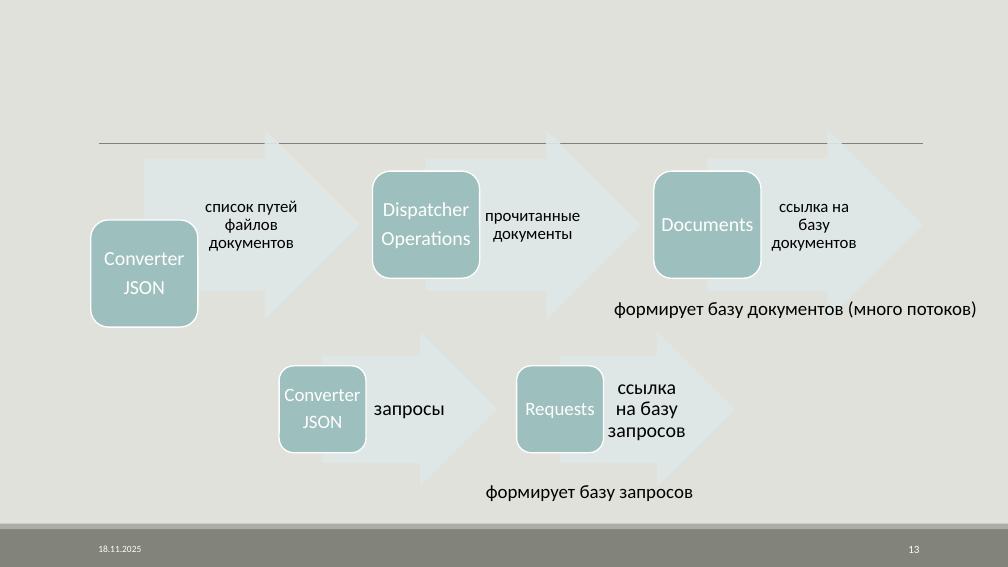
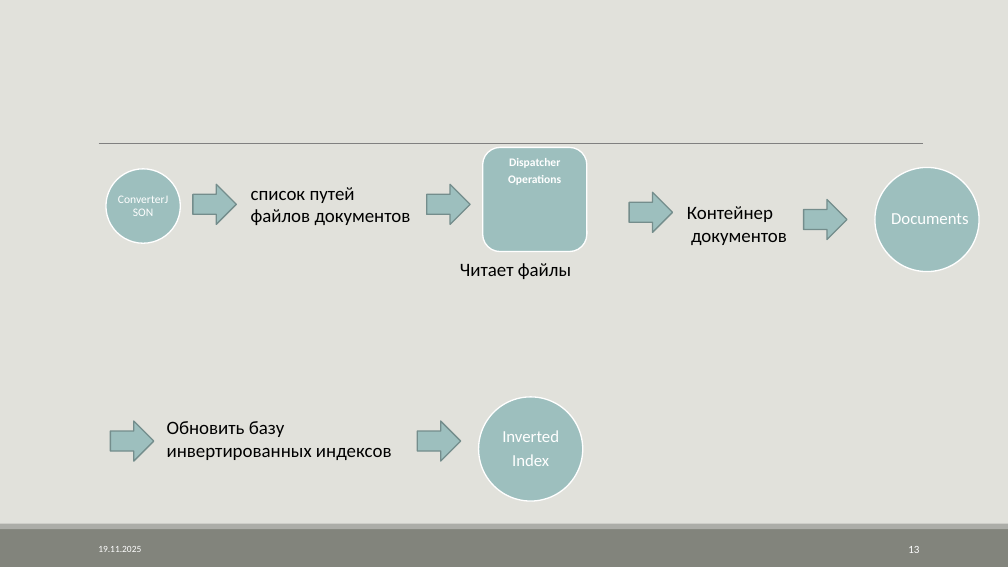
Before and after one commit to AVKazmirchuk/SearchEngine, a slide deck: slide 13 of presentation/защита.pptx. Drawn at 1008x567 pixels with LibreOffice and Linux fonts; fonts in the diff are those of the drawing. Boxes give left, top, right and bottom in pixels: in the first picture for what was removed or moved away, otherwise in the second. Text is boxed around its words. In the diff, an @@ line names an element or a change of style, - is before the commit and + after.

```diff
--- a/presentation/защита.pptx
+++ b/presentation/защита.pptx
@@ rounded rectangle: place and size @@
-rounded rectangle at bbox=[373, 171, 480, 278]
+rounded rectangle at bbox=[482, 147, 587, 252]
@@ ellipse added at bbox=[106, 169, 180, 243], fill #9DBFBE, outline #FFFFFF 1.25 pt @@
@@ text "список путей" at bbox=[251, 187, 411, 225]: vertical alignment middle to top @@
@@ text "Dispatcher": place and size @@
-text "Dispatcher" at bbox=[381, 202, 470, 248]
+text "Dispatcher" at bbox=[508, 158, 561, 185]
@@ text "Dispatcher" at bbox=[508, 158, 561, 185]: size 19 to 11 pt, bold on; less space between paragraphs; vertical alignment middle to top @@
@@ group removed at bbox=[91, 131, 923, 327]: 3 right arrows, 3 texts, 2 rounded rectangles @@
-Converter
-JSON
-прочитанные документы
-ссылка на базу документов
@@ ellipse added at bbox=[875, 168, 979, 272], fill #9DBFBE, outline #FFFFFF 1.25 pt @@
@@ text added at bbox=[117, 180, 170, 233], 11 pt, text #FFFFFF @@
+ConverterJSON
@@ right arrow added at bbox=[193, 185, 236, 225], fill #9DBFBE, outline #748D8D 1.25 pt @@
@@ text at bbox=[251, 187, 411, 225]: text changed; size 16 to 18 pt @@
-список путей файлов документов
+список путей
+файлов документов
@@ right arrow added at bbox=[426, 185, 470, 225], fill #9DBFBE, outline #748D8D 1.25 pt @@
@@ right arrow added at bbox=[629, 192, 672, 232], fill #9DBFBE, outline #748D8D 1.25 pt @@
@@ text added at bbox=[687, 206, 787, 245], 18 pt, text #000000 @@
+Контейнер
+документов
@@ right arrow added at bbox=[804, 200, 847, 240], fill #9DBFBE, outline #748D8D 1.25 pt @@
@@ text "Documents": place and size @@
-text "Documents" at bbox=[661, 218, 753, 231]
+text "Documents" at bbox=[891, 213, 968, 224]
@@ text "Documents" at bbox=[891, 213, 968, 224]: size 19 to 16 pt; less space between paragraphs @@
@@ text added at bbox=[460, 263, 571, 279], 18 pt, text #000000 @@
+Читает файлы
@@ text removed at bbox=[614, 301, 977, 318] @@
-формирует базу документов (много потоков)
@@ ellipse added at bbox=[479, 397, 583, 501], fill #9DBFBE, outline #FFFFFF 1.25 pt @@
@@ group removed at bbox=[279, 333, 734, 485]: 4 texts, 2 right arrows, 2 rounded rectangles @@
-запросы
-Converter
-JSON
-ссылка на базу запросов
-Requests
@@ right arrow added at bbox=[110, 421, 154, 461], fill #9DBFBE, outline #748D8D 1.25 pt @@
@@ text added at bbox=[167, 421, 392, 460], 18 pt, text #000000 @@
+Обновить базу
+инвертированных индексов
@@ right arrow added at bbox=[417, 421, 461, 461], fill #9DBFBE, outline #748D8D 1.25 pt @@
@@ text added at bbox=[502, 430, 559, 466], 16 pt, text #FFFFFF @@
+Inverted
+Index
@@ text removed at bbox=[486, 485, 693, 501] @@
-формирует базу запросов
```
Also in this commit, not shown: 20 other slides changed, 5 other files.
